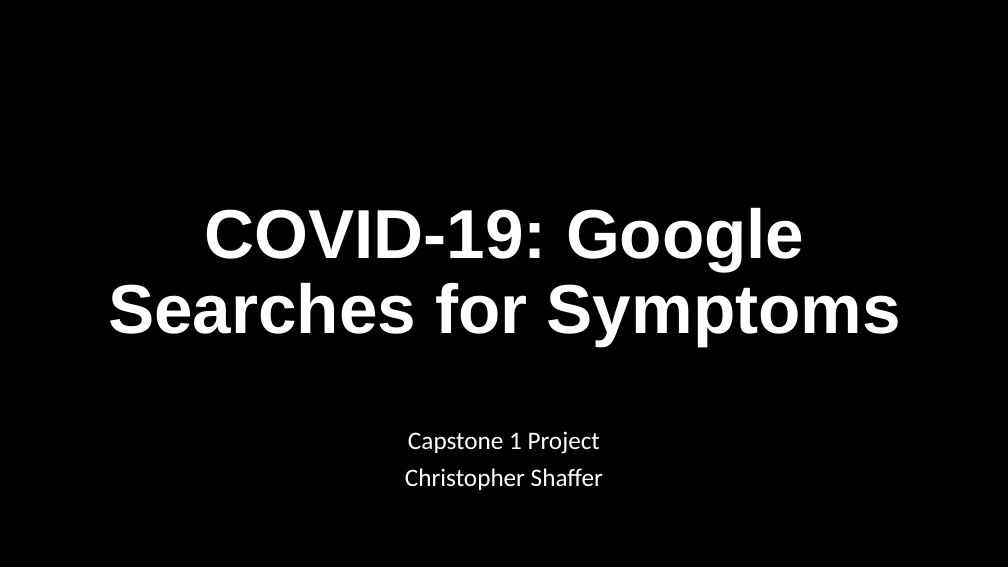
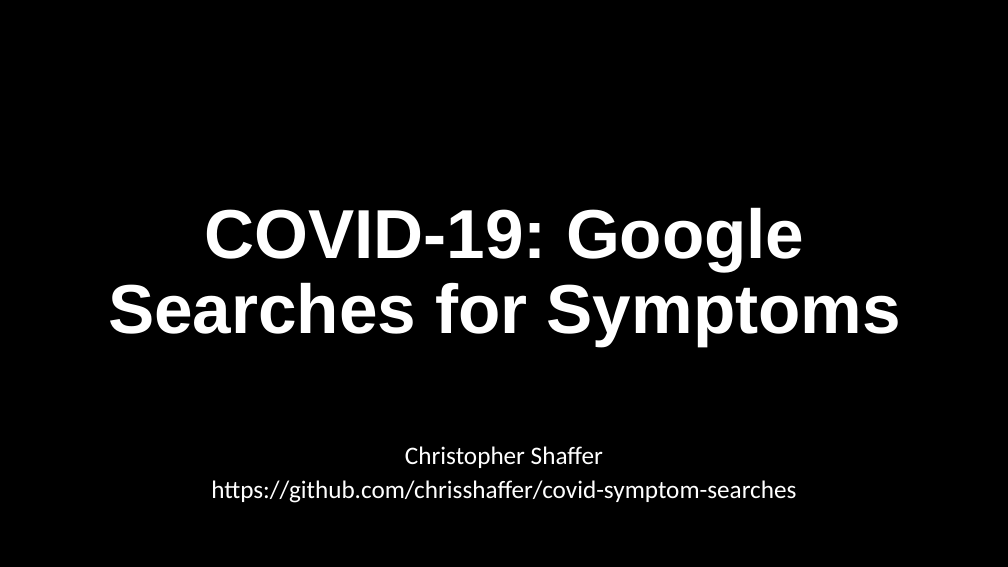
Before and after one commit to chrisshaffer/covid-symptom-searches, a slide deck: slide 1 of COVID-19 Symptom Searches and Hospitalizations.pptx. Drawn at 1008x567 pixels with LibreOffice and Linux fonts; fonts in the diff are those of the drawing. Boxes give left, top, right and bottom in pixels: in the first picture for what was removed or moved away, otherwise in the second. Text is boxed around its words. In the diff, an @@ line names an element or a change of style, - is before the commit and + after.

```diff
--- a/COVID-19 Symptom Searches and Hospitalizations.pptx
+++ b/COVID-19 Symptom Searches and Hospitalizations.pptx
@@ subtitle "Christopher Shaffer": place and size @@
-subtitle "Christopher Shaffer" at (405, 431, 603, 490)
+subtitle "Christopher Shaffer" at (211, 446, 796, 503)
@@ subtitle at (405, 446, 603, 468): line spacing 0.9 to 0.8 @@
@@ subtitle at (408, 431, 600, 454): paragraph removed @@
-Capstone 1 Project
@@ subtitle at (211, 480, 796, 503): paragraph added @@
+https://github.com/chrisshaffer/covid-symptom-searches
```
Also in this commit, not shown: 1 other slide changed, 1 slide added.
